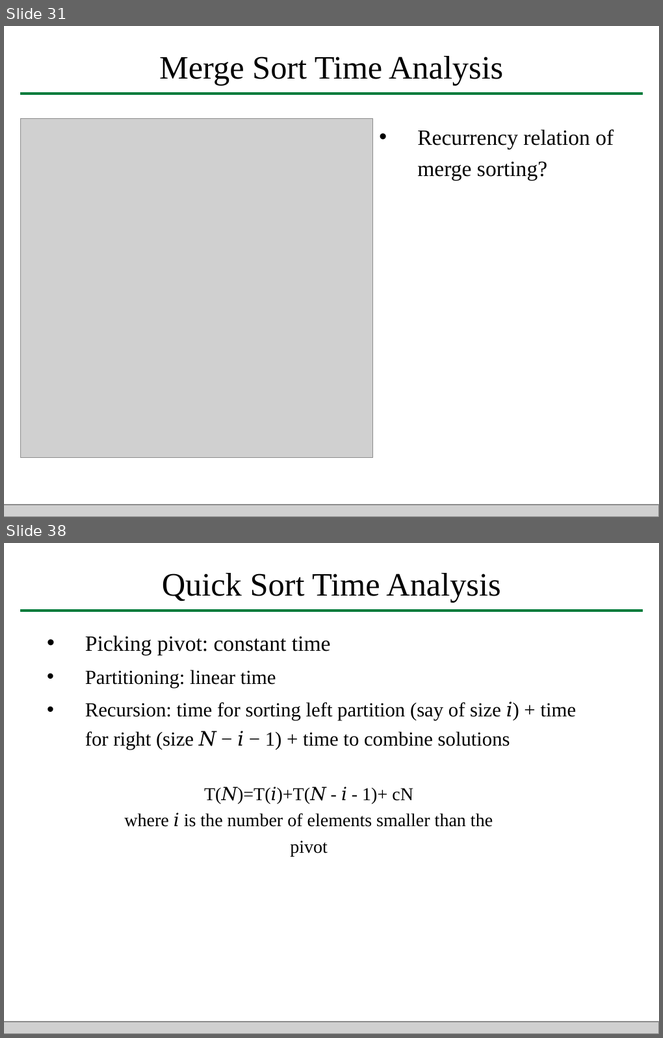
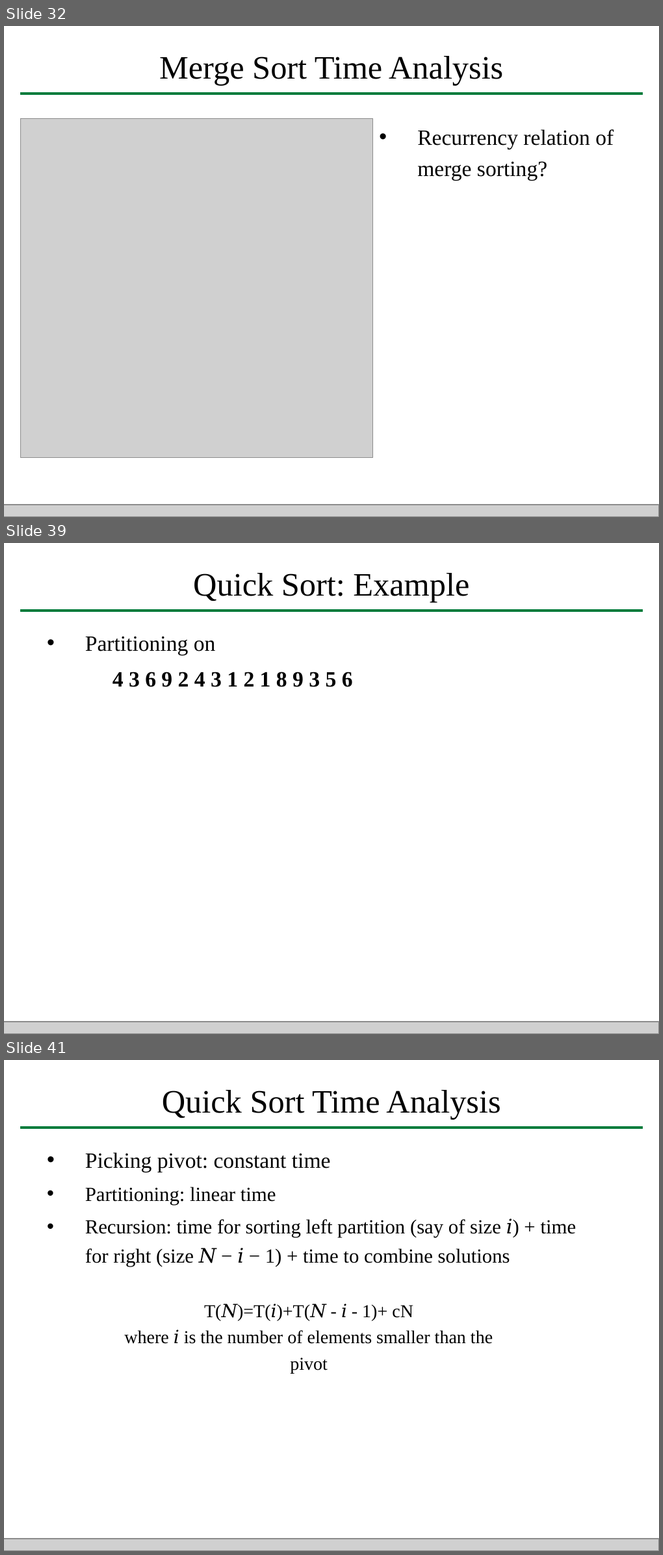
Before and after one commit to HengFan2010/hengfan2010.github.io, a slide deck: teaching/21F-3110/slides/3110-lecture 11-Sorting.pptx. Shown one above the other, each under a label of ours: slides 31 and 38 before the commit, slides 32, 39 and 41 after it; the slides between them are not shown. The pictures are 663x1038 and 663x1555 pixels, drawn with LibreOffice and Linux fonts; fonts in the diff are those of the drawing; grey boxes stand for pictures. Boxes give left, top, right and bottom in pixels: in the first picture for what was removed or moved away, otherwise in the second. Text is boxed around its words. In the diff, an @@ line names an element or a change of style, - is before the commit and + after.

```diff
--- a/teaching/21F-3110/slides/3110-lecture 11-Sorting.pptx
+++ b/teaching/21F-3110/slides/3110-lecture 11-Sorting.pptx
@@ slide 39 added at box(4, 543, 659, 1034), background #FFFFFF @@
@@ text added at box(193, 573, 469, 602), 36 pt, text #000000 @@
+Quick Sort: Example
@@ line added from (20, 611) to (643, 611), #007B3B 3 pt @@
@@ text added at box(85, 636, 353, 687), 24 pt, text #000000, bold @@
+• Partitioning on
+4 3 6 9 2 4 3 1 2 1 8 9 3 5 6
@@ picture added at box(4, 1022, 659, 1034) @@
@@ what was slide 31 is now slide 32 @@
@@ what was slide 38 is now slide 41 @@
```
Also in this commit, not shown: 7 slides changed, 2 other slides added.
